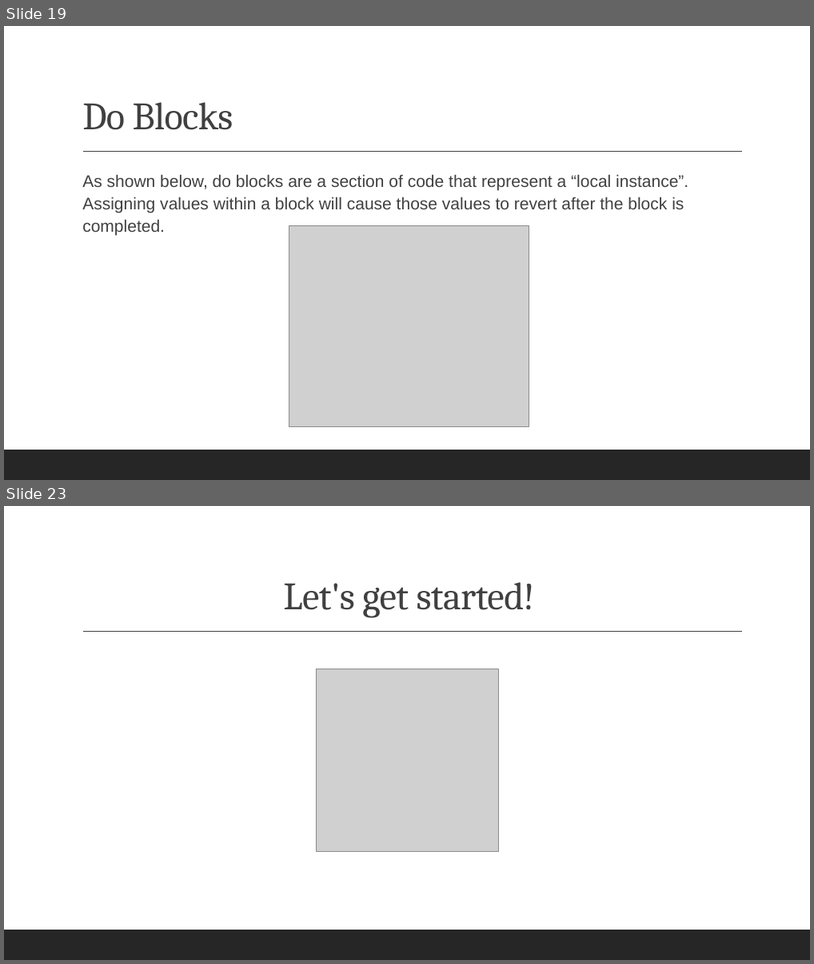
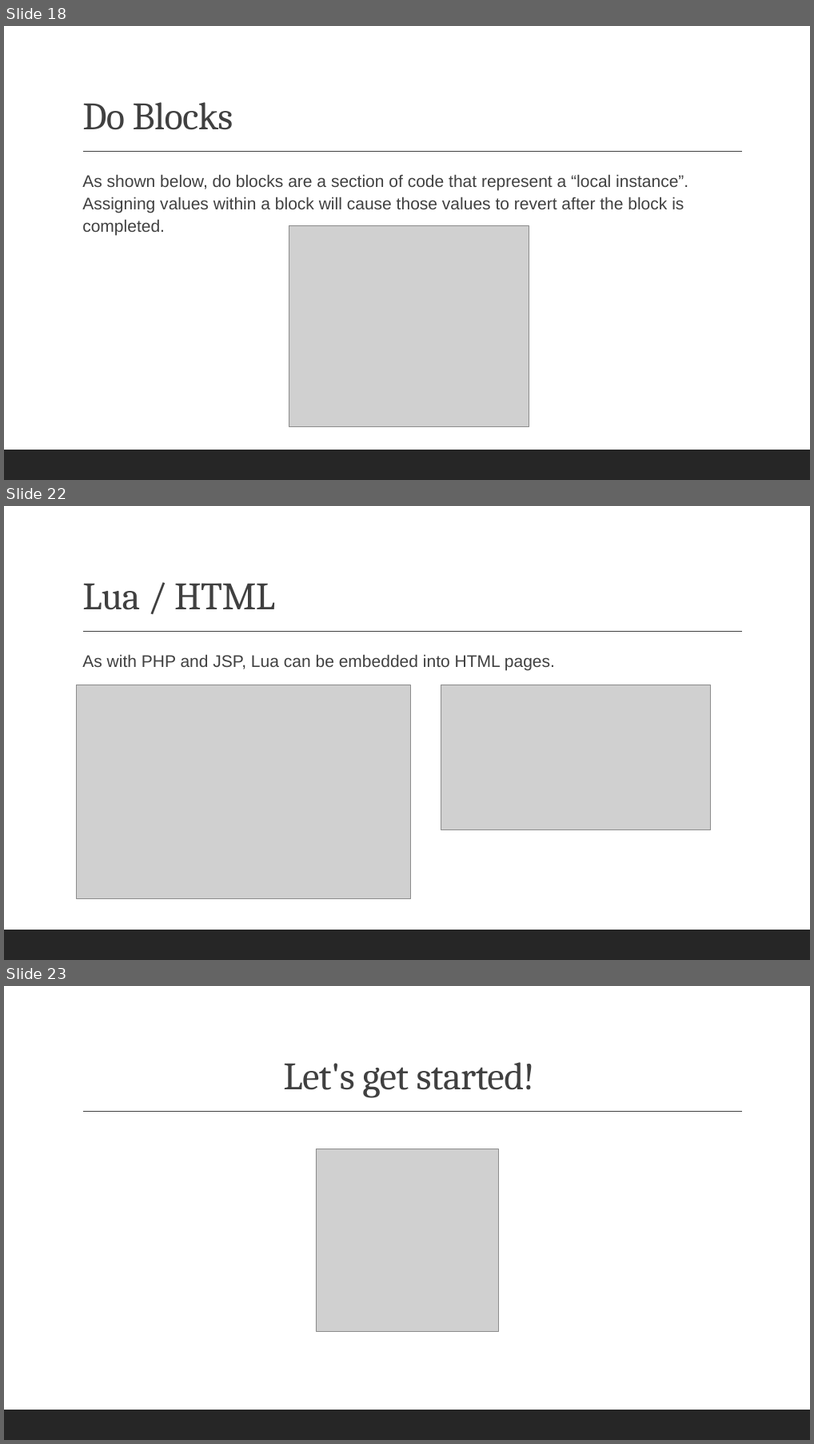
Before and after one commit to ethan-reinsborough/advweb-lua-project, a slide deck: Lua Presentation.pptx. Shown one above the other, each under a label of ours: slides 19 and 23 before the commit, slides 18, 22 and 23 after it; the slides between them are not shown. The pictures are 814x964 and 814x1444 pixels, drawn with LibreOffice and Linux fonts; fonts in the diff are those of the drawing; grey boxes stand for pictures. Boxes give left, top, right and bottom in pixels: in the first picture for what was removed or moved away, otherwise in the second. Text is boxed around its words. In the diff, an @@ line names an element or a change of style, - is before the commit and + after.

```diff
--- a/Lua Presentation.pptx
+++ b/Lua Presentation.pptx
@@ slide 22 added at [4, 506, 810, 960], background #FFFFFF; not listed: 2 template elements that a slide beside it also shows @@
@@ title added at [82, 583, 275, 610], 46 pt, text #404040 @@
+Lua / HTML
@@ text added at [82, 654, 555, 671], 20 pt, text #404040 @@
+  As with PHP and JSP, Lua can be embedded into HTML pages.
@@ picture added at [77, 684, 410, 899] @@
@@ picture added at [442, 684, 711, 830] @@
@@ what was slide 19 is now slide 18 @@
```
Also in this commit, not shown: 2 slides changed, 4 other slides added, 4 slides removed.
